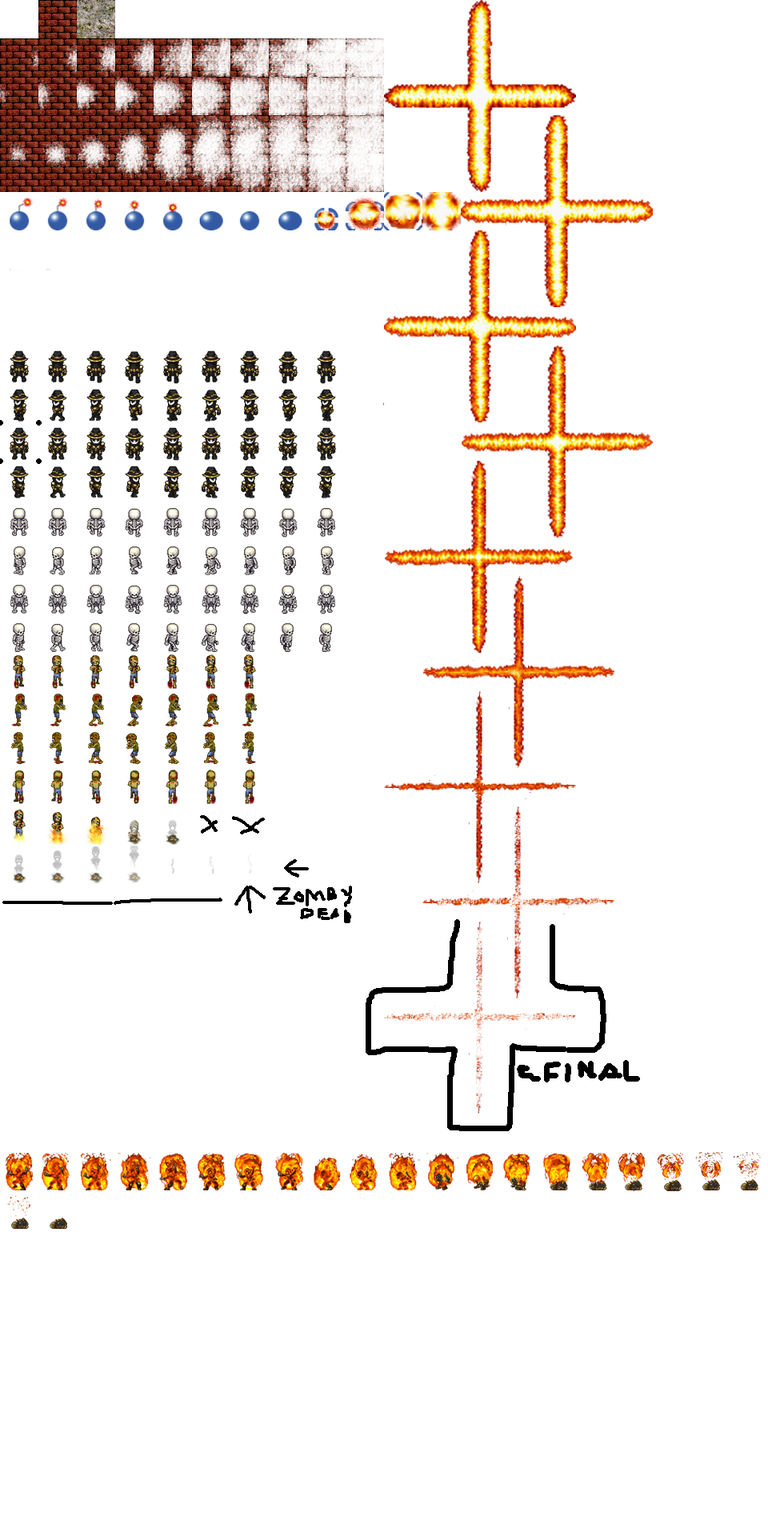
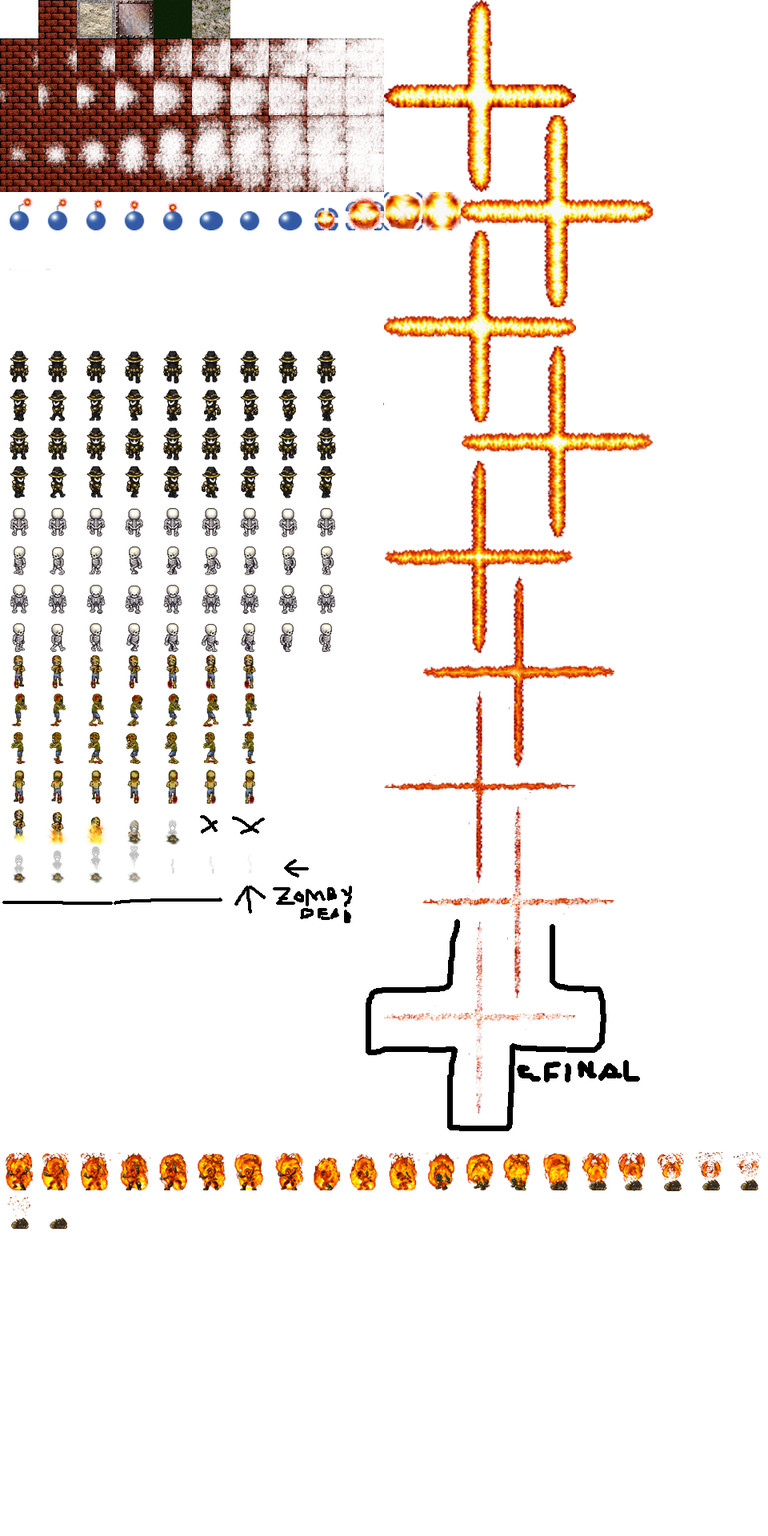
Layered file, before and after one edit (768px x 1536px). Changes by layer:
painted on "Слой 1" over left=0, top=0, right=231, bottom=464
